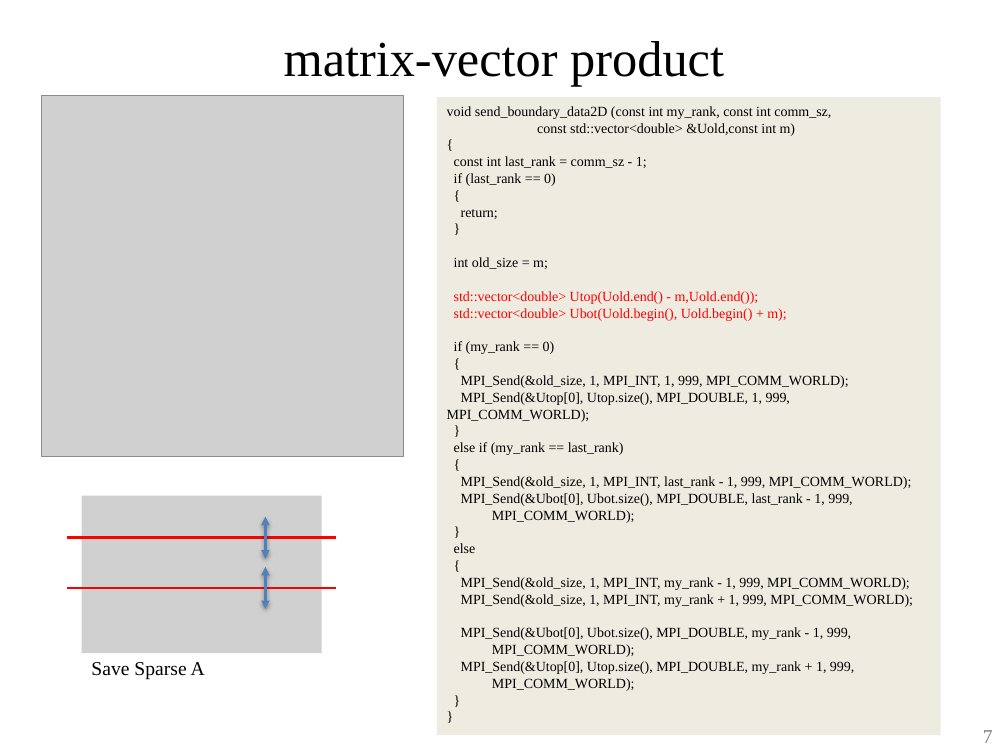
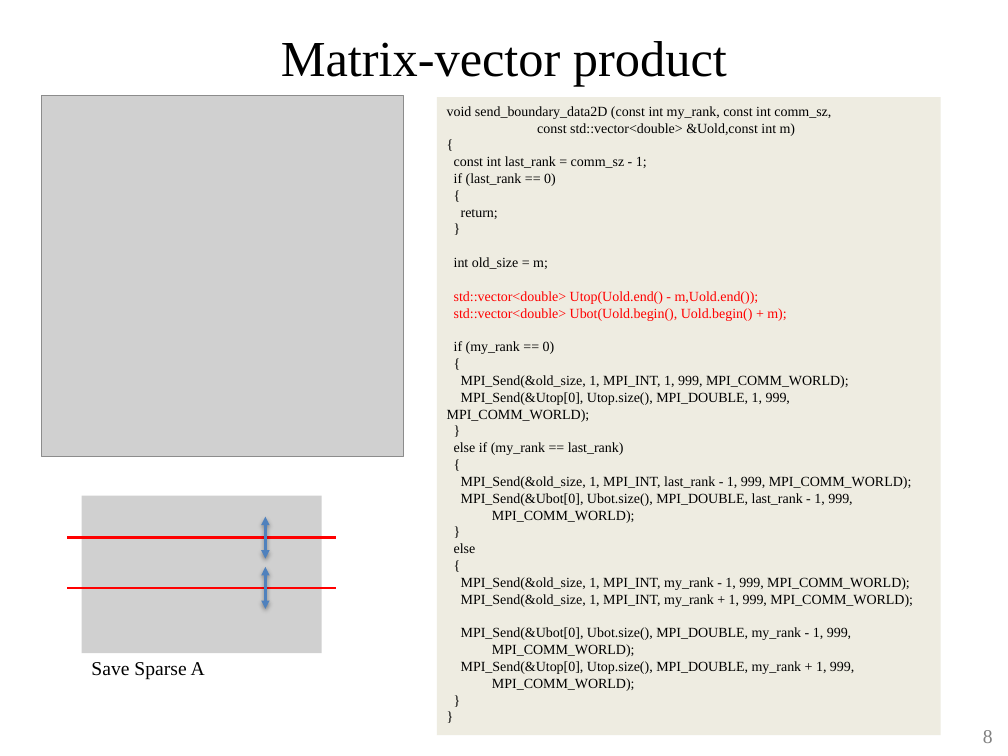
Before and after one commit to ChengHauYang/HPC, a slide deck: slide 8 of final_project/cheng_hau.pptx (slide 7 before the commit). Drawn at 1008x756 pixels with LibreOffice and Linux fonts; fonts in the diff are those of the drawing; grey boxes stand for pictures. Boxes give left, top, right and bottom in pixels: in the first picture for what was removed or moved away, otherwise in the second. Text is boxed around its words. In the diff, an @@ line names an element or a change of style, - is before the commit and + after.

```diff
--- a/final_project/cheng_hau.pptx
+++ b/final_project/cheng_hau.pptx
@@ title at <box>281,41,727,87</box>: text changed @@
-matrix-vector product
+Matrix-vector product
@@ page number at <box>983,730,993,743</box>: text changed @@
-7
+8
```
Also in this commit, not shown: 2 other slides changed, 2 slides added, 1 slide removed.
